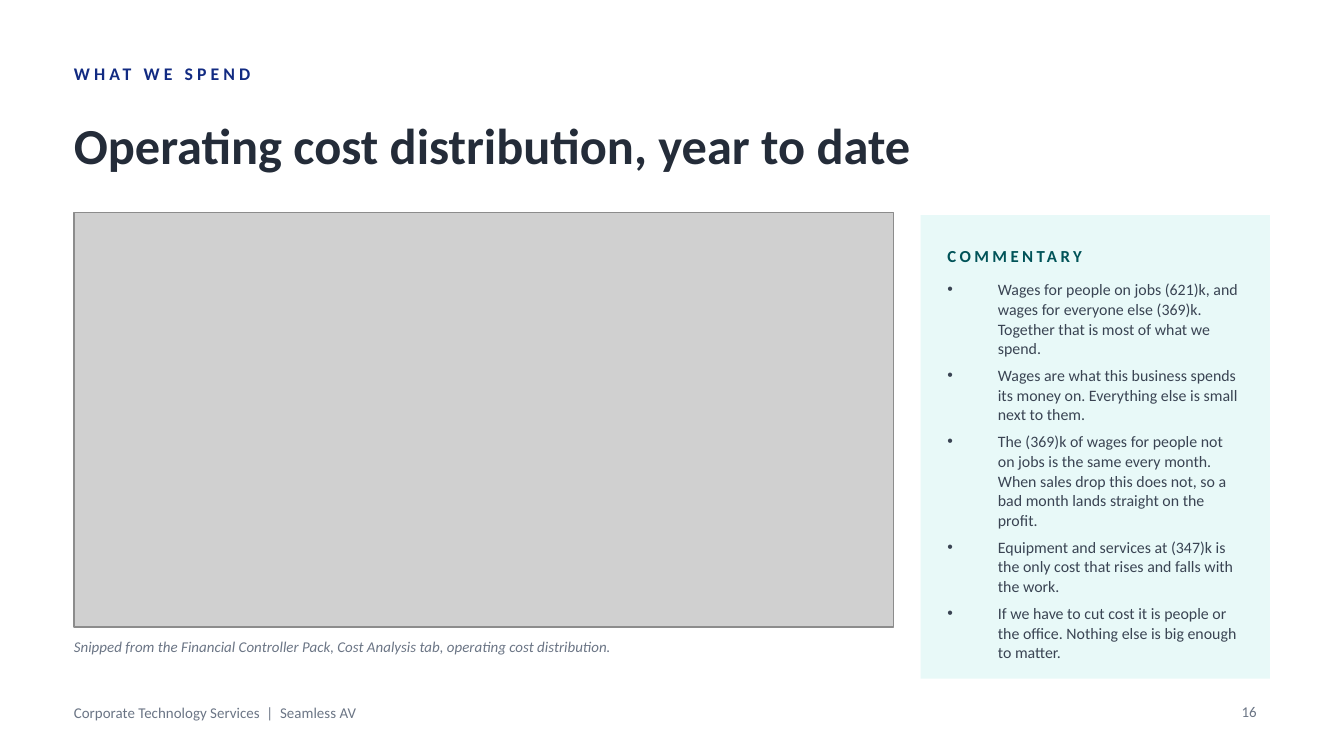
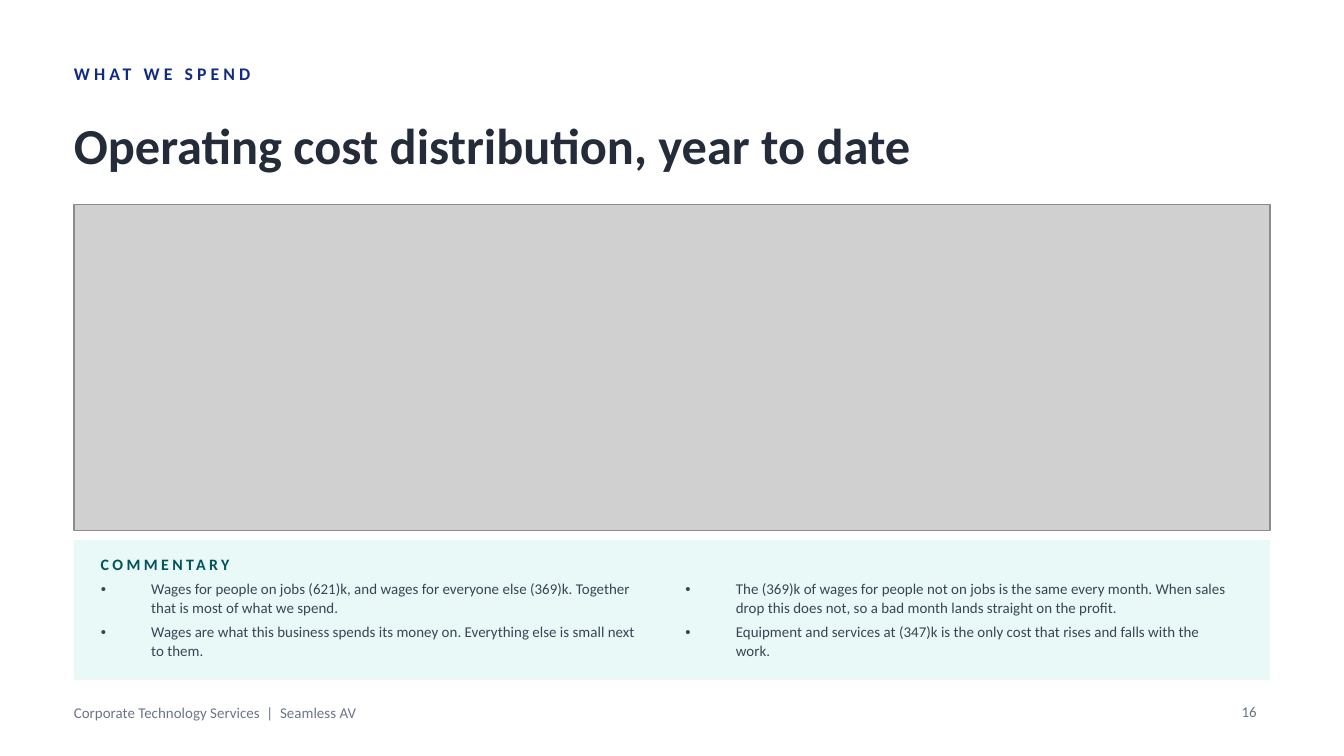
Before and after one commit to WesleyNelson-O33/Claude, a slide deck: slide 16 of deck/CTS Monthly Business Review - September 2026.pptx. Drawn at 1344x756 pixels with LibreOffice and Linux fonts; fonts in the diff are those of the drawing; grey boxes stand for pictures. Boxes give left, top, right and bottom in pixels: in the first picture for what was removed or moved away, otherwise in the second. Text is boxed around its words. In the diff, an @@ line names an element or a change of style, - is before the commit and + after.

```diff
--- a/deck/CTS Monthly Business Review - September 2026.pptx
+++ b/deck/CTS Monthly Business Review - September 2026.pptx
@@ picture: place and size @@
-picture at [74, 212, 894, 626]
+picture at [74, 204, 1270, 531]
@@ text at [998, 435, 1237, 658]: paragraphs removed @@
-• The (369)k of wages for people not on jobs is the same every month. When sales drop this does not, so a bad month lands straight on the profit.
-• Equipment and services at (347)k is the only cost that rises and falls with the work.
-• If we have to cut cost it is people or the office. Nothing else is big enough to matter.
@@ text "Snipped from the Financial Controller ..." rewrapped from [74, 641, 610, 655] to [74, 559, 235, 560] @@
@@ rectangle: place and size @@
-rectangle at [921, 215, 1270, 679]
+rectangle at [74, 540, 1270, 680]
@@ text "COMMENTARY": place and size @@
-text "COMMENTARY" at [948, 239, 1243, 273]
+text "COMMENTARY" at [101, 552, 504, 577]
@@ text "COMMENTARY" at [101, 552, 504, 577]: size 9 to 8.5 pt @@
@@ text "Wages for people on jobs ...": place and size @@
-text "Wages for people on jobs ..." at [998, 283, 1238, 658]
+text "Wages for people on jobs ..." at [151, 583, 635, 656]
@@ text "Wages for people on jobs ..." at [151, 583, 635, 656]: size 8.5 to 8 pt; line spacing 10.5pt to 10pt; less space between paragraphs @@
@@ text added at [736, 583, 1225, 656], 8 pt, text #3A4453 @@
+• The (369)k of wages for people not on jobs is the same every month. When sales drop this does not, so a bad month lands straight on the profit.
+• Equipment and services at (347)k is the only cost that rises and falls with the work.
```
Also in this commit, not shown: 9 other slides changed, 8 other files.
